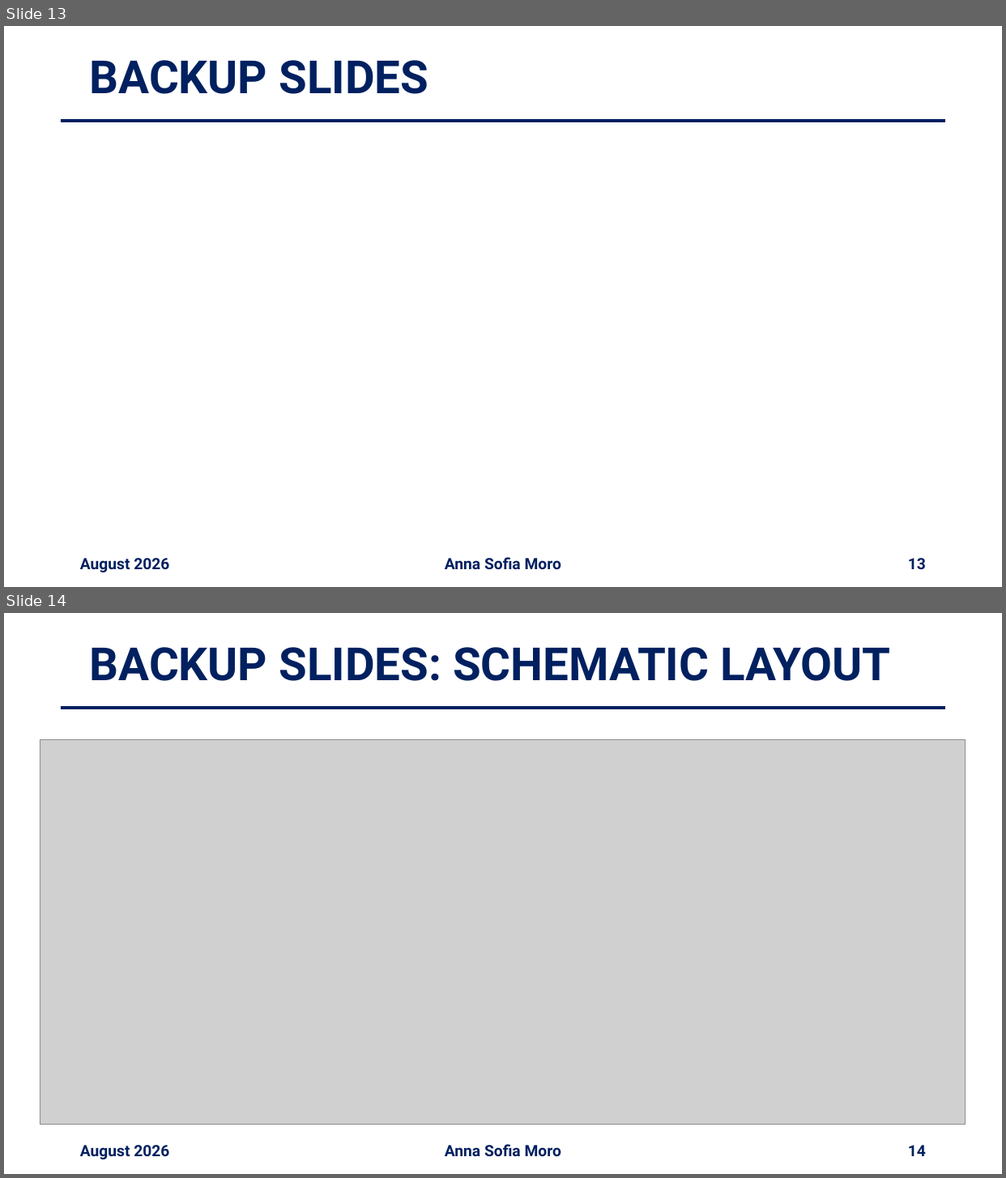
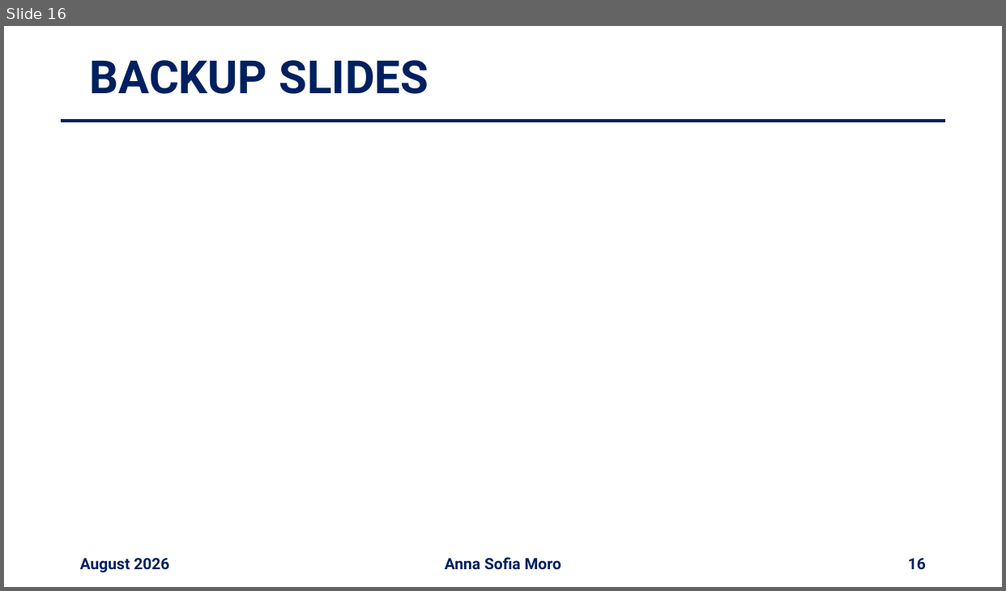
Before and after one commit to annaasofia/tesi, a slide deck: slides/week6.pptx. Shown one above the other, each under a label of ours: slides 13 and 14 before the commit, slide 16 after it. The pictures are 1006x1178 and 1006x591 pixels, drawn with LibreOffice and Linux fonts; fonts in the diff are those of the drawing; grey boxes stand for pictures. Boxes give left, top, right and bottom in pixels: in the first picture for what was removed or moved away, otherwise in the second. Text is boxed around its words. In the diff, an @@ line names an element or a change of style, - is before the commit and + after.

```diff
--- a/slides/week6.pptx
+++ b/slides/week6.pptx
@@ slide 14 removed at (x1=4, y1=613, x2=1002, y2=1174), background #FFFFFF @@
@@ title removed at (x1=89, y1=647, x2=890, y2=681) @@
-BACKUP SLIDES: SCHEMATIC LAYOUT
@@ line removed from (61, 707) to (945, 707) @@
@@ picture removed at (x1=40, y1=739, x2=965, y2=1125) @@
@@ text removed at (x1=80, y1=1145, x2=169, y2=1160) @@
-August 2026
@@ text removed at (x1=445, y1=1144, x2=561, y2=1157) @@
-Anna Sofia Moro
@@ page number removed at (x1=908, y1=1145, x2=926, y2=1157) @@
-14
@@ what was slide 13 is now slide 16 @@
@@ page number at (x1=908, y1=558, x2=926, y2=570): text changed @@
-13
+16
```
Also in this commit, not shown: 1 slide changed, 3 slides added, 3 other files.
